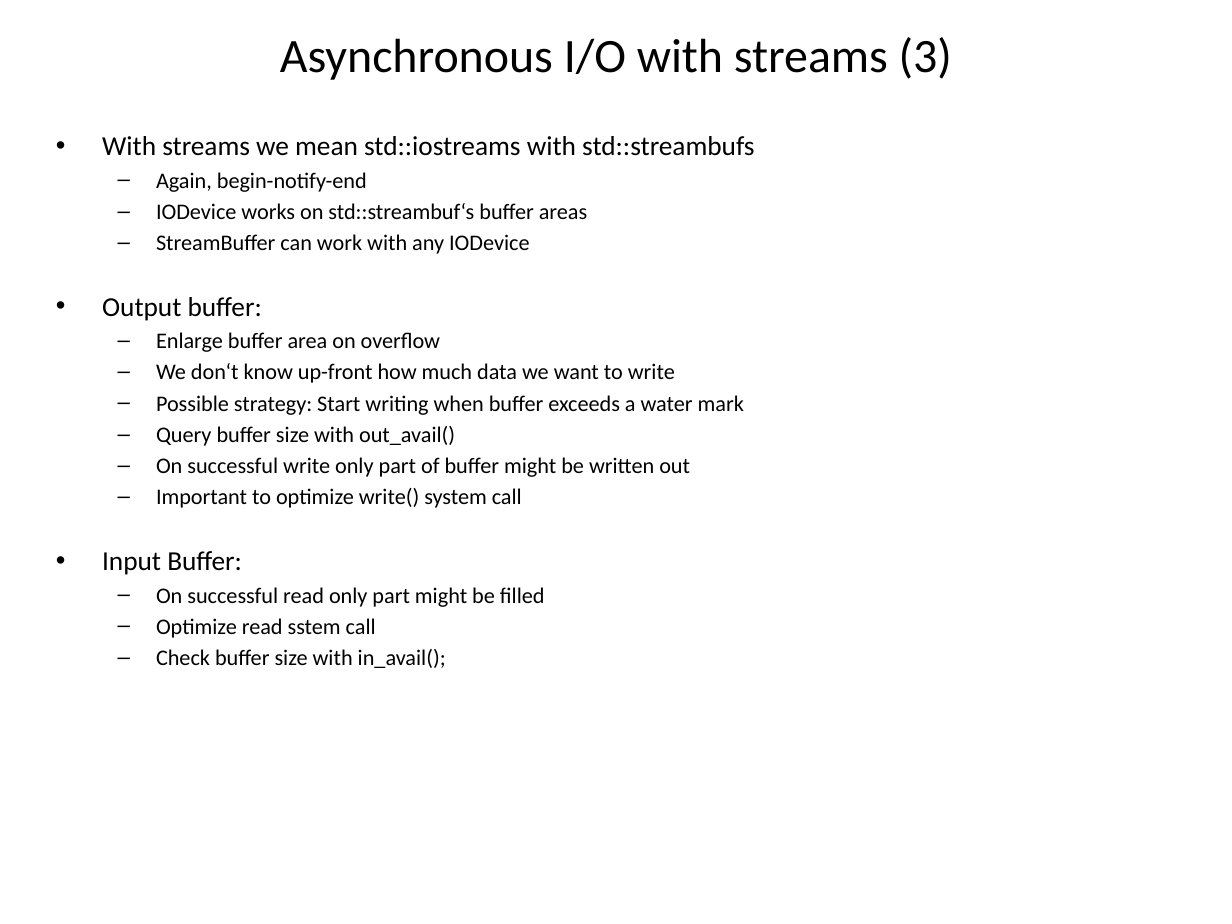
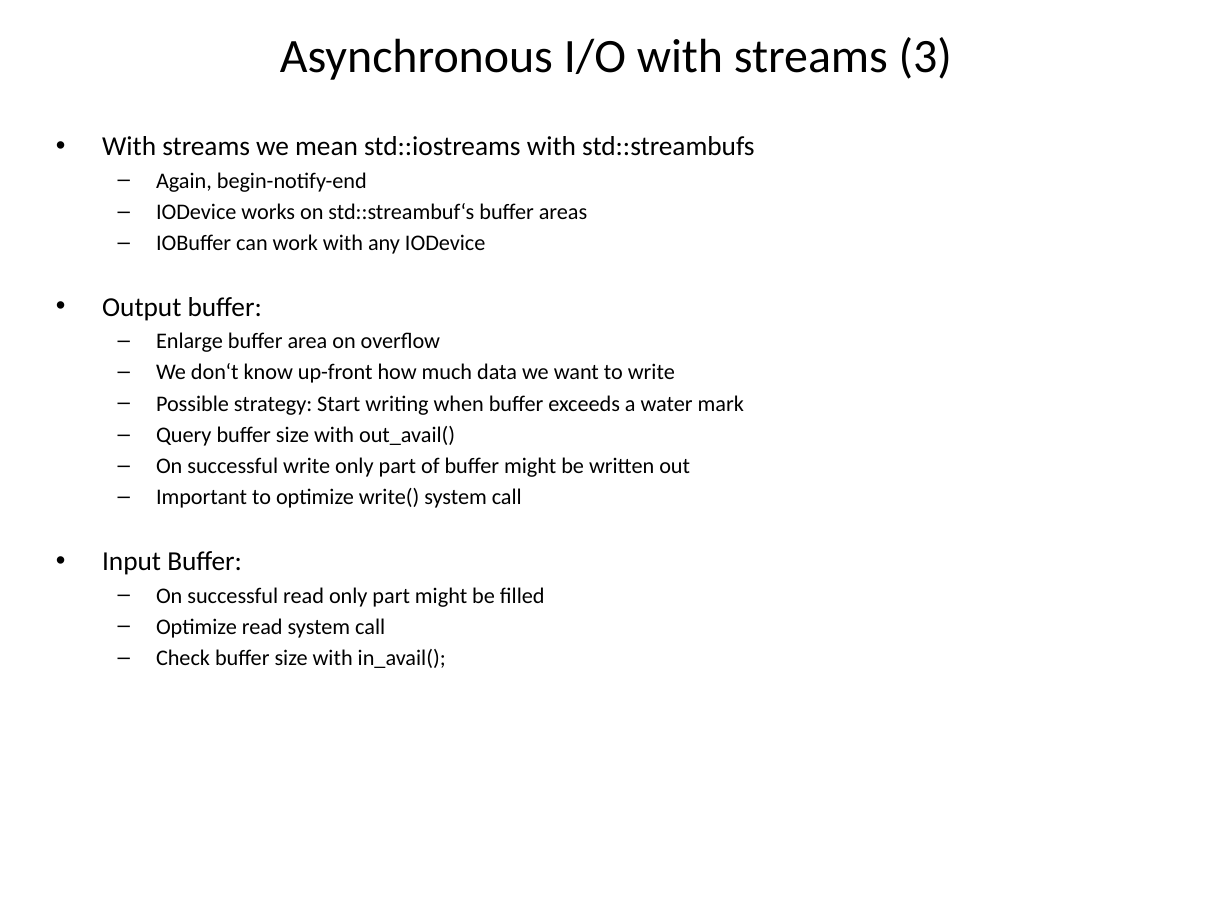
Before and after one commit to Pt-Framework/Pt, a slide deck: slide 11 of doc/other/asynchrony_for_the_masses.pptx. Drawn at 1232x924 pixels with LibreOffice and Linux fonts; fonts in the diff are those of the drawing. Boxes give left, top, right and bottom in pixels: in the first picture for what was removed or moved away, otherwise in the second. Text is boxed around its words. In the diff, an @@ line names an element or a change of style, - is before the commit and + after.

```diff
--- a/doc/other/asynchrony_for_the_masses.pptx
+++ b/doc/other/asynchrony_for_the_masses.pptx
@@ text at (156,234,485,254): text changed @@
-  – StreamBuffer can work with any IODevice
+  – IOBuffer can work with any IODevice
@@ text at (156,618,385,638): text changed @@
-  – Optimize read sstem call
+  – Optimize read system call
```
Also in this commit, not shown: 13 other slides changed, 13 other files.
